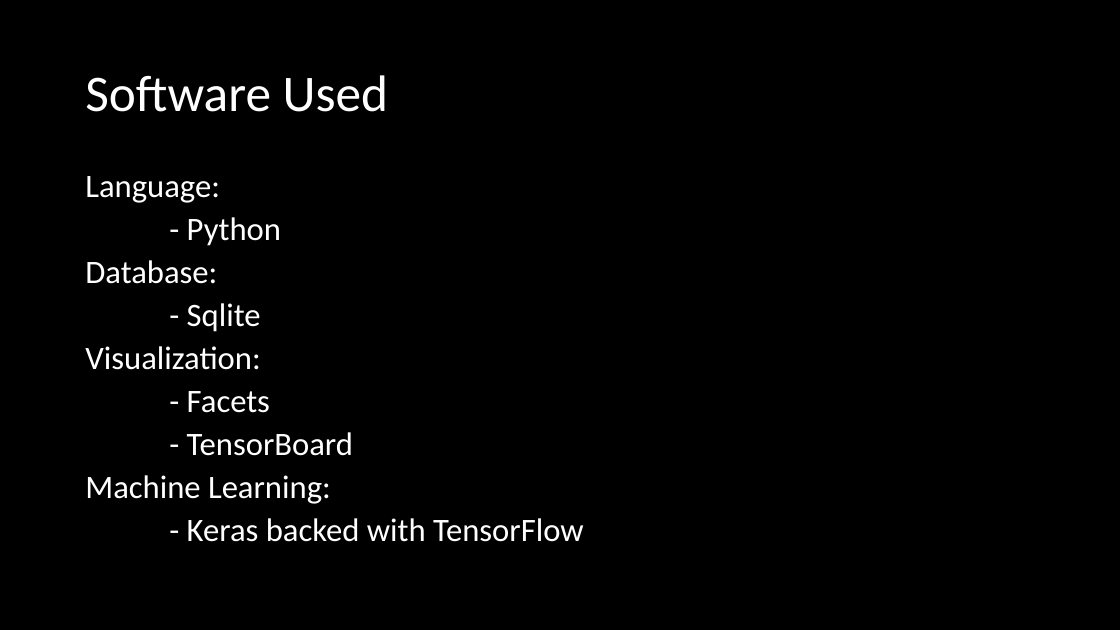
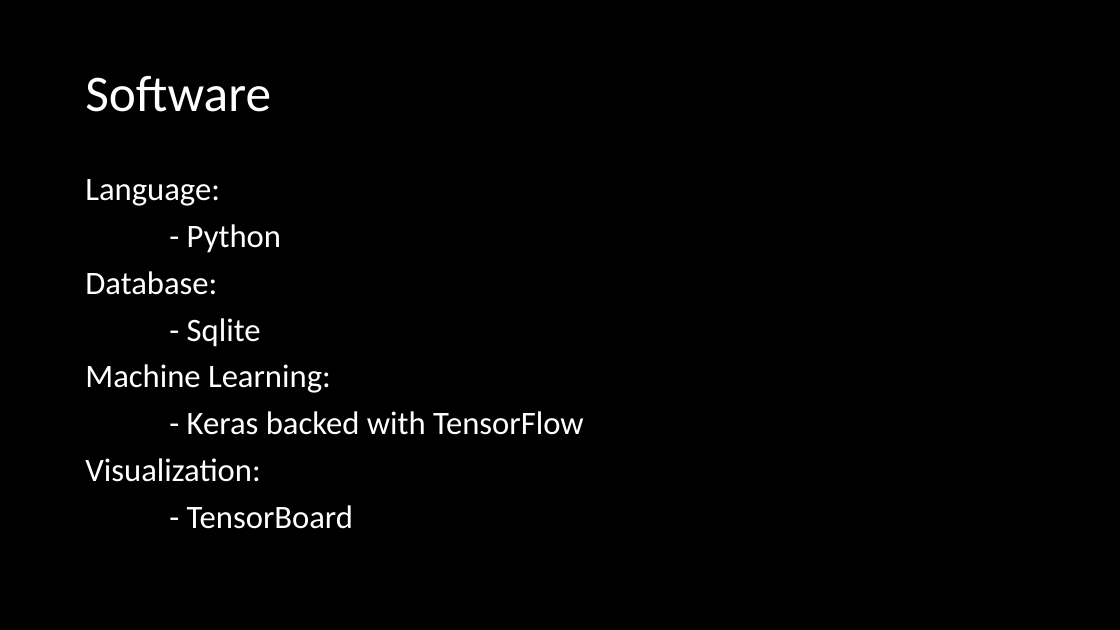
Before and after one commit to milsteam4144/GLAPS, a slide deck: slide 6 of GLAPS Presentation.pptx. Drawn at 1120x630 pixels with LibreOffice and Linux fonts; fonts in the diff are those of the drawing. Boxes give left, top, right and bottom in pixels: in the first picture for what was removed or moved away, otherwise in the second. Text is boxed around its words. In the diff, an @@ line names an element or a change of style, - is before the commit and + after.

```diff
--- a/GLAPS Presentation.pptx
+++ b/GLAPS Presentation.pptx
@@ title at (85, 76, 271, 112): text changed @@
-Software Used
+Software
@@ text at (85, 179, 584, 435): line spacing 0.8 to 0.9 @@
@@ text at (85, 346, 353, 456): paragraphs removed @@
-Visualization:
-- Facets
-- TensorBoard
@@ text at (85, 458, 353, 529): paragraphs added @@
+Visualization:
+- TensorBoard
```
Also in this commit, not shown: 2 other slides changed, 3 slides added, 2 other files.
